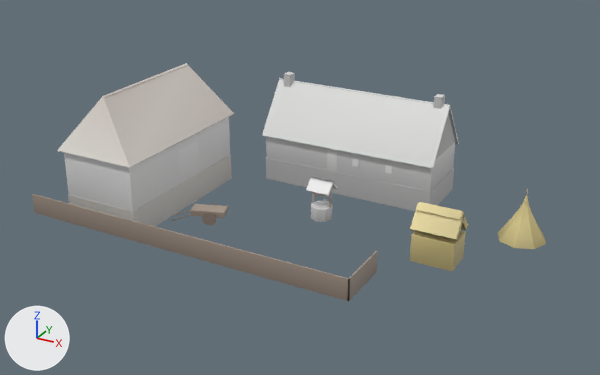
An edit to the glTF model game/assets/models/outbuildings/farm_2.glb, drawn before and after from the same camera.
Rendered twice from a camera (50 mm lens) standing at (32.9, -63.2, 32.2) and looking at (-0.6, -2.3, 1.8). Every picture has the same lights, and +X, +Y and +Z are marked at lower left. The older version comes first. Vertices at exactly the same position are counted once.

The first picture shows 'farm_2'.
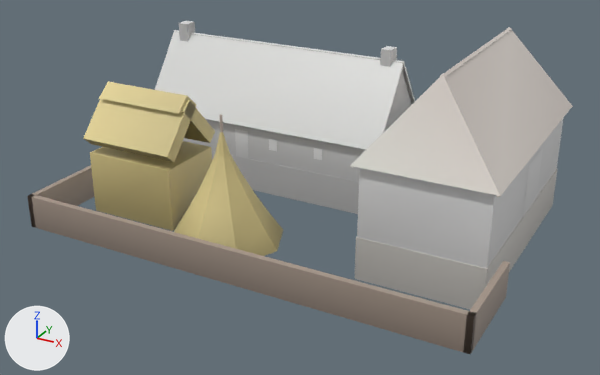
What differs and where, as boxes [x1, y1, x2, y2] in the pictures (600 x 375 px; the box of a moved part takes in the faces that stretch with it):
'farm_2', reshaped (6% wider, 40% taller)
    before: [32, 63, 547, 301]
    after: [27, 21, 573, 354]
part 1 of me_farm_2, moved or reshaped
    before: [262, 78, 459, 169]
    after: [155, 30, 415, 150]
part 2 of me_farm_2, moved or reshaped
    before: [57, 63, 234, 168]
    after: [350, 27, 573, 198]
part 3 of me_farm_2, moved or reshaped
    before: [266, 158, 454, 211]
    after: [212, 151, 359, 214]
part 4 of me_farm_2, moved or reshaped
    before: [266, 113, 455, 191]
    after: [183, 72, 412, 182]
part 5 of me_farm_2, moved or reshaped
    before: [284, 72, 295, 87]
    after: [179, 21, 195, 42]
part 6 of me_farm_2, moved or reshaped
    before: [433, 94, 445, 109]
    after: [380, 46, 397, 67]
part 7 of me_farm_2, moved or reshaped (mostly hidden before)
    before: [312, 192, 314, 204]
    after: [90, 141, 212, 231]
part 8 of me_farm_2, moved or reshaped
    before: [410, 203, 468, 241]
    after: [83, 99, 215, 162]
part 9 of me_farm_2, moved or reshaped
    before: [416, 202, 464, 219]
    after: [99, 82, 196, 114]
part 10 of me_farm_2, moved or reshaped
    before: [497, 196, 547, 249]
    after: [174, 132, 283, 256]
part 11 of me_farm_2, added
    after: [219, 114, 223, 132]
part 12 of me_farm_2, rebuilt (40% wider, 76% taller)
    before: [32, 194, 377, 301]
    after: [27, 165, 510, 354]
part 13 of me_farm_2, deleted
    before: [64, 117, 528, 271]
part 14 of me_farm_2, added
    after: [235, 118, 564, 309]

The edits, one by one:
me_farm_2 is used by ob_farm_2; location (0.0, 0.0, 0.0).
me_farm_2 had 362 vertices, 498 faces and spanned x -22.1..21.1, y -14.1..12.7, z -2.0..10.3.
me_farm_2 now has 236 vertices, 320 faces and spans x -22.4..20.2, y -16.2..16.0, z -2.9..14.9.
me_farm_2 part 1: the loose piece of 14 vertices spanning x -9.2..9.2, y 5.3..12.7, z 2.8..8.0 is scaled about its middle by 1.45, then moved by (-9.0, 0.0, 2.4).
me_farm_2 part 2: the loose piece of 20 vertices spanning x -20.2..-11.8, y -12.2..4.3, z 5.0..10.3 is scaled about its middle by 1.45, then moved by (29.0, 8.0, 3.4).
me_farm_2 part 3: the loose piece of 8 vertices spanning x -9.0..9.0, y 5.7..12.3, z -2.0..0.3 is scaled about its middle by 1.45, then moved by (-9.0, 0.0, -0.4).
me_farm_2 part 4: the loose piece of 10 vertices spanning x -9.0..9.0, y 5.7..12.3, z 0.3..7.7 is scaled about its middle by 1.45, then moved by (-9.0, 0.0, 1.8).
me_farm_2 part 5: the loose piece of 8 vertices spanning x -8.5..-7.7, y 8.6..9.5, z 2.7..8.7 is scaled about its middle by 1.45, then moved by (-12.6, 0.0, 2.6).
me_farm_2 part 6: the loose piece of 8 vertices spanning x 7.7..8.5, y 8.7..9.7, z 2.7..8.7 is scaled about its middle by 1.45, then moved by (-5.4, 0.1, 2.6).
me_farm_2 part 7: the loose piece of 8 vertices spanning x 1.1..1.2, y -3.1..-2.9, z 0.2..2.5 is scaled about its middle by (61.4, 45.1, 2.44), then moved by (-13.2, -6.0, 1.4).
me_farm_2 part 8: the loose piece of 14 vertices spanning x 12.1..15.9, y -7.5..-4.5, z 2.6..4.5 is scaled about its middle by 2.4, then moved by (-26.0, -3.0, 5.0).
me_farm_2 part 9: the loose piece of 6 vertices spanning x 12.2..15.8, y -6.6..-5.4, z 4.2..4.7 is scaled about its middle by 2.4, then moved by (-26.0, -3.0, 6.2).
me_farm_2 part 10: the loose piece of 48 vertices spanning x 16.9..21.1, y -1.1..3.1, z 0.0..4.0 is scaled about its middle by 2.4, then moved by (-22.0, -12.0, 2.8).
me_farm_2 part 11: a new loose piece, a 6-sided cylinder along z spanning x -3.1..-2.9, y -11.12..-10.88, z 9.02..10.94, in mat_building.
me_farm_2 part 12: the loose piece of 14 vertices spanning x -22.1..10.1, y -14.1..-8.9, z -0.8..1.1 is rebuilt with 20 vertices and now spans x -20.2..20.2, y -16.2..-3.8, z -0.8..2.2.
me_farm_2 part 13: 26 loose pieces with 204 vertices, spanning x -19.8..19.0, y -11.9..12.3, z -2.0..5.3, are deleted.
Part 14, on me_farm_2:
36 vertices are added at x -22.1..18.5, y -7.4..15.4, z -2.9..7.7.
16 new vertices lie (0.0, 0.0, 1.1) away from vertices in x -22.1..2.0, y 4.2..13.8, z 2.0..5.4.
8 new vertices lie (11.0, 0.0, 0.0) away from vertices in x 7.5, y -7.4..15.4, z -2.9..7.7.
40 new faces join them.
